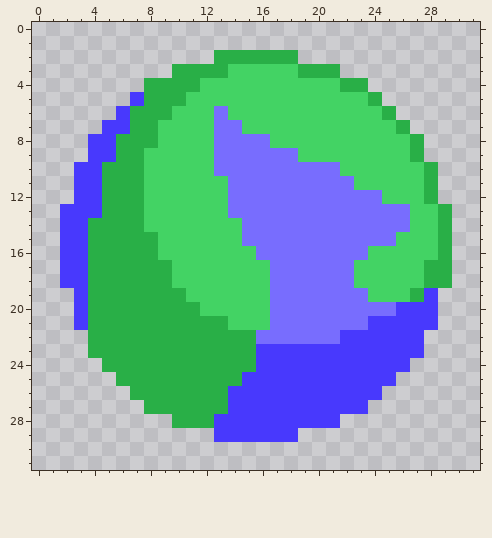
Pixel-art file: libresprite/Terran-1.ase. That is the earlier state.
32x32 pixels, 1 frame.
After:
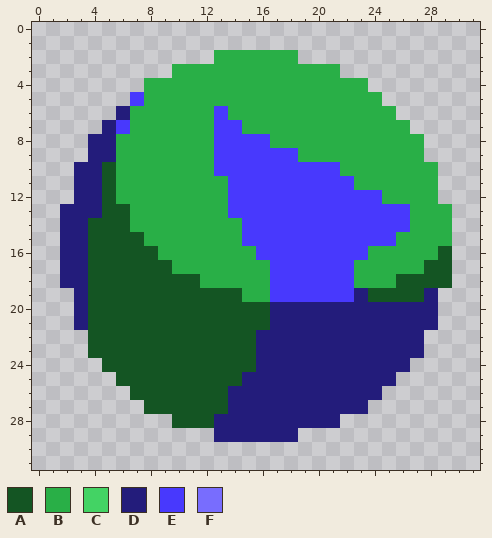
Palette (. is transparent): A #145523  B #29af47  C #43d364  D #231c7b  E #4839fd  F #786dfe
Change:
layer "Layer 2" opacity 51% darken added
--- layers "Layer 2", "Layer 1"
@@ x 0..31 @@
  2 .............BBBBBB.............
- 3 ..........BBBBCCCCCBBB..........
- 4 ........BBBBCCCCCCCCCCBB........
- 5 .......EBBBCCCCCCCCCCCCCB.......
- 6 ......EBBBCCCFCCCCCCCCCCCB......
- 7 .....EEBBCCCCFFCCCCCCCCCCCB.....
- 8 ....EEBBBCCCCFFFFCCCCCCCCCCB....
- 9 ....EEBBCCCCCFFFFFFCCCCCCCCB....
-10 ...EEBBBCCCCCFFFFFFFFFCCCCCCB...
-11 ...EEBBBCCCCCCFFFFFFFFFCCCCCB...
-12 ...EEBBBCCCCCCFFFFFFFFFFFCCCB...
-13 ..EEEBBBCCCCCCFFFFFFFFFFFFFCCB..
-14 ..EEBBBBCCCCCCCFFFFFFFFFFFFCCB..
-15 ..EEBBBBBCCCCCCFFFFFFFFFFFCCCB..
-16 ..EEBBBBBCCCCCCCFFFFFFFFCCCCCB..
-17 ..EEBBBBBBCCCCCCCFFFFFFCCCCCBB..
-18 ..EEBBBBBBCCCCCCCFFFFFFCCCCCBB..
-19 ...EBBBBBBBCCCCCCFFFFFFFCCCBE...
-20 ...EBBBBBBBBCCCCCFFFFFFFFFEEE...
-21 ...EBBBBBBBBBBCCCFFFFFFFEEEEE...
-22 ....BBBBBBBBBBBBFFFFFFEEEEEE....
-23 ....BBBBBBBBBBBBEEEEEEEEEEEE....
-24 .....BBBBBBBBBBBEEEEEEEEEEE.....
-25 ......BBBBBBBBBEEEEEEEEEEE......
-26 .......BBBBBBBEEEEEEEEEEE.......
-27 ........BBBBBBEEEEEEEEEE........
-28 ..........BBBEEEEEEEEE..........
-29 .............EEEEEE.............
+ 3 ..........BBBBBBBBBBBB..........
+ 4 ........BBBBBBBBBBBBBBBB........
+ 5 .......EBBBBBBBBBBBBBBBBB.......
+ 6 ......DBBBBBBEBBBBBBBBBBBB......
+ 7 .....DEBBBBBBEEBBBBBBBBBBBB.....
+ 8 ....DDBBBBBBBEEEEBBBBBBBBBBB....
+ 9 ....DDBBBBBBBEEEEEEBBBBBBBBB....
+10 ...DDABBBBBBBEEEEEEEEEBBBBBBB...
+11 ...DDABBBBBBBBEEEEEEEEEBBBBBB...
+12 ...DDABBBBBBBBEEEEEEEEEEEBBBB...
+13 ..DDDAABBBBBBBEEEEEEEEEEEEEBBB..
+14 ..DDAAABBBBBBBBEEEEEEEEEEEEBBB..
+15 ..DDAAAABBBBBBBEEEEEEEEEEEBBBB..
+16 ..DDAAAAABBBBBBBEEEEEEEEBBBBBA..
+17 ..DDAAAAAABBBBBBBEEEEEEBBBBBAA..
+18 ..DDAAAAAAAABBBBBEEEEEEBBBAAAA..
+19 ...DAAAAAAAAAAABBEEEEEEDAAAAD...
+20 ...DAAAAAAAAAAAAADDDDDDDDDDDD...
+21 ...DAAAAAAAAAAAAADDDDDDDDDDDD...
+22 ....AAAAAAAAAAAADDDDDDDDDDDD....
+23 ....AAAAAAAAAAAADDDDDDDDDDDD....
+24 .....AAAAAAAAAAADDDDDDDDDDD.....
+25 ......AAAAAAAAADDDDDDDDDDD......
+26 .......AAAAAAADDDDDDDDDDD.......
+27 ........AAAAAADDDDDDDDDD........
+28 ..........AAADDDDDDDDD..........
+29 .............DDDDDD.............
 30 ................................
